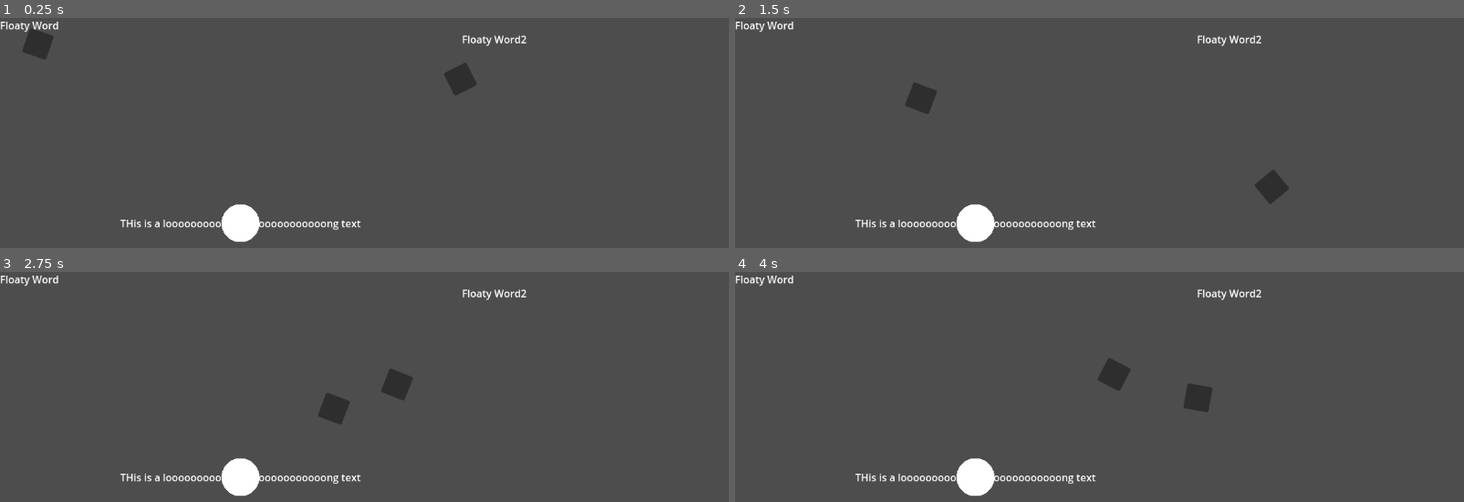
Above: before the commit, frames 1-4 (two rows, left to right).
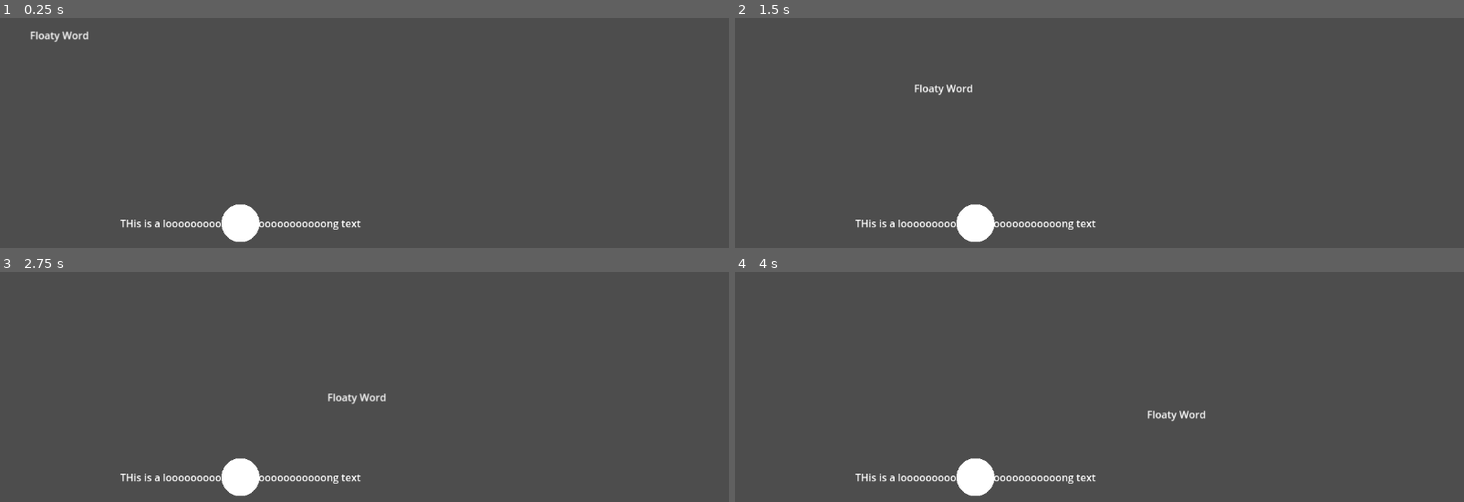
Above: after the commit, the same moments.

Repository: library-rat/Learning_english_fast_version
Game: Godot game, scene res://main_scene.tscn
Two runs of this game, one before a commit and one after it. Both use one fixed random seed, a clock stepped at 60 frames per second and the inputs below.
Inputs (mouse positions are in pixels of both pictures, inside the frame that each line leads up to):
- Up to frame 1 (0.25 s): no input
- Up to frame 2 (1.5 s): move the mouse to (1259, 202) at 0.52 s; click (1259, 202) at 0.6 s; drag from (953, 243) to (1106, 139) at 1.27 s
- Up to frame 3 (2.75 s): move the mouse to (437, 387) at 2.02 s; click (437, 387) at 2.1 s
- Up to frame 4 (4 s): drag from (outside the picture) to (880, 414) at 2.77 s; move the mouse to (outside the picture) at 3.52 s; click (outside the picture) at 3.6 s

The runs differ from the first frame. In frame 1, 1.2% of the frame differs, in the area x 0-73%, y 1-34%; in frame 2, 1.2%; in frame 3, 1.2%; in frame 4, 1.2%, in the area x 0-73%, y 1-66%.

Commit message:
correcting path of words

Diff:
--- a/Dragable_Word.gd
+++ b/Dragable_Word.gd
@@ -1,5 +1,5 @@
 extends Label
-
+class_name Dragable_Word
 var selectionne : bool = false
 # Called when the node enters the scene tree for the first time.
 var guess_array : Array
@@ -22,9 +22,6 @@
 func _physics_process(delta):
 	if selectionne :
 		global_position = lerp(global_position, get_global_mouse_position() - size/2 ,25*delta)
-	else:
-		$Path2D/PathFollow2D.set_progress(delta*speed + $Path2D/PathFollow2D.get_progress())
-		print ($Path2D/PathFollow2D.progress)
 
 func _on_panel_gui_input(event):
 	if Input.is_action_just_pressed("Left_click") :
@@ -39,7 +36,7 @@
 	if rest_area == null :
 		return
 	var new_curve = Curve2D.new()
-	var first_point : Vector2 = Vector2.ZERO
+	var first_point : Vector2 = global_position
 	var second_point : Vector2 = (rest_area.global_position ) - (global_position -size/2)
 	var third_x : int = randi_range(0,get_viewport().size.x)
 	var third_y : int = randi_range(0,get_viewport().size.y)
@@ -49,4 +46,4 @@
 	new_curve.add_point(second_point, (third_point - first_point)/2, (first_point- third_point)/2)
 	new_curve.add_point(third_point,(third_point -second_point)/2, Vector2.ZERO)
 
-	$Path2D.curve = new_curve
+	return new_curve
--- a/dragable_word.tscn
+++ b/dragable_word.tscn
@@ -1,12 +1,6 @@
-[gd_scene load_steps=4 format=3 uid="uid://cbgiwlerln3y2"]
+[gd_scene load_steps=3 format=3 uid="uid://cbgiwlerln3y2"]
 
 [ext_resource type="Script" path="res://Dragable_Word.gd" id="1_6ybmv"]
-
-[sub_resource type="Curve2D" id="Curve2D_bltgq"]
-_data = {
-"points": PackedVector2Array(0, 0, 150, 50, 0, 0, -100, 0, 100, 0, 300, 100, -150, -50, 0, 0, 600, 0)
-}
-point_count = 3
 
 [sub_resource type="RectangleShape2D" id="RectangleShape2D_bay0q"]
 
@@ -27,16 +21,6 @@
 grow_horizontal = 2
 grow_vertical = 2
 
-[node name="Path2D" type="Path2D" parent="."]
-curve = SubResource("Curve2D_bltgq")
-
-[node name="PathFollow2D" type="PathFollow2D" parent="Path2D"]
-rotation = 0.321751
-
-[node name="Panel" type="Panel" parent="Path2D/PathFollow2D"]
-offset_right = 40.0
-offset_bottom = 40.0
-
 [node name="CharacterBody2D" type="CharacterBody2D" parent="."]
 
 [node name="CollisionShape2D" type="CollisionShape2D" parent="CharacterBody2D"]
--- a/main_scene.tscn
+++ b/main_scene.tscn
@@ -1,8 +1,8 @@
 [gd_scene load_steps=5 format=3 uid="uid://dpna0op8rynyd"]
 
-[ext_resource type="PackedScene" uid="uid://cbgiwlerln3y2" path="res://dragable_word.tscn" id="1_wjt6h"]
 [ext_resource type="PackedScene" uid="uid://dhu6wbwe4i0el" path="res://guess_word.tscn" id="2_q00og"]
 [ext_resource type="Script" path="res://WordRestArea.gd" id="3_2qxgc"]
+[ext_resource type="PackedScene" uid="uid://b6ua6x457scph" path="res://word_trajectory.tscn" id="3_bff4i"]
 
 [sub_resource type="CapsuleShape2D" id="CapsuleShape2D_hrpbi"]
 radius = 148.0
@@ -18,15 +18,6 @@
 [node name="CollisionShape2D" type="CollisionShape2D" parent="WordRestArea"]
 shape = SubResource("CapsuleShape2D_hrpbi")
 
-[node name="Dragable_Word" parent="." instance=ExtResource("1_wjt6h")]
-
-[node name="Dragable_Word2" parent="." instance=ExtResource("1_wjt6h")]
-offset_left = 730.0
-offset_top = 22.0
-offset_right = 823.0
-offset_bottom = 45.0
-text = "Floaty Word2"
-
 [node name="Guess_word" parent="." instance=ExtResource("2_q00og")]
 offset_left = 338.0
 offset_top = 313.0
@@ -34,4 +25,6 @@
 offset_bottom = 336.0
 text = "ohoihrgoie"
 
+[node name="Word_trajectory" parent="." instance=ExtResource("3_bff4i")]
+
 [connection signal="body_exited" from="WordRestArea" to="WordRestArea" method="_on_body_exited"]
--- /dev/null
+++ b/word_trajectory.gd
@@ -0,0 +1,16 @@
+extends Path2D
+
+@onready var Dragable_word : Dragable_Word = $Follower/Dragable_Word
+# Called when the node enters the scene tree for the first time.
+func _ready():
+	curve = Dragable_word.create_curve()
+
+
+# Called every frame. 'delta' is the² elapsed time since the previous frame.
+func _physics_process(delta):
+	$Follower.progress +=  Dragable_word.speed*delta
+	print($Follower.position)
+	if $Follower.progress_ratio == 1 :
+		curve = Dragable_word.create_curve()
+		position = Dragable_word.position
+		$Follower.progress_ratio = 0
--- /dev/null
+++ b/word_trajectory.tscn
@@ -0,0 +1,16 @@
+[gd_scene load_steps=4 format=3 uid="uid://b6ua6x457scph"]
+
+[ext_resource type="Script" path="res://word_trajectory.gd" id="1_0vdn4"]
+[ext_resource type="PackedScene" uid="uid://cbgiwlerln3y2" path="res://dragable_word.tscn" id="2_dm1h1"]
+
+[sub_resource type="Curve2D" id="Curve2D_dgeeq"]
+
+[node name="Word_trajectory" type="Path2D"]
+curve = SubResource("Curve2D_dgeeq")
+script = ExtResource("1_0vdn4")
+
+[node name="Follower" type="PathFollow2D" parent="."]
+rotates = false
+loop = false
+
+[node name="Dragable_Word" parent="Follower" instance=ExtResource("2_dm1h1")]
